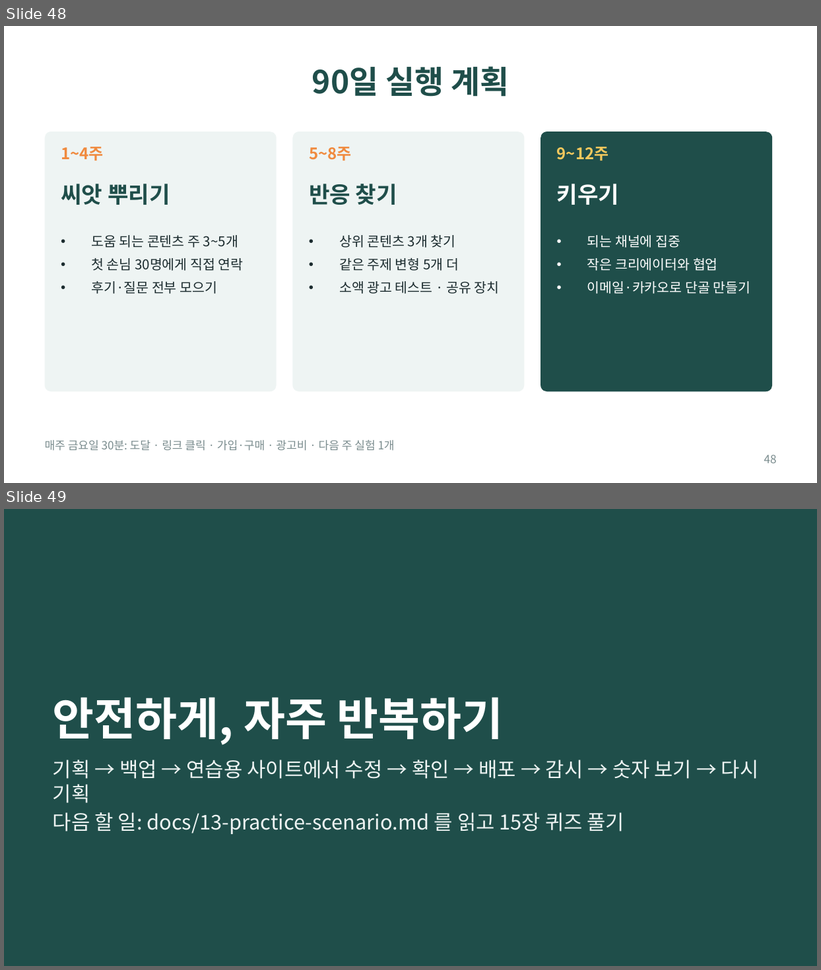
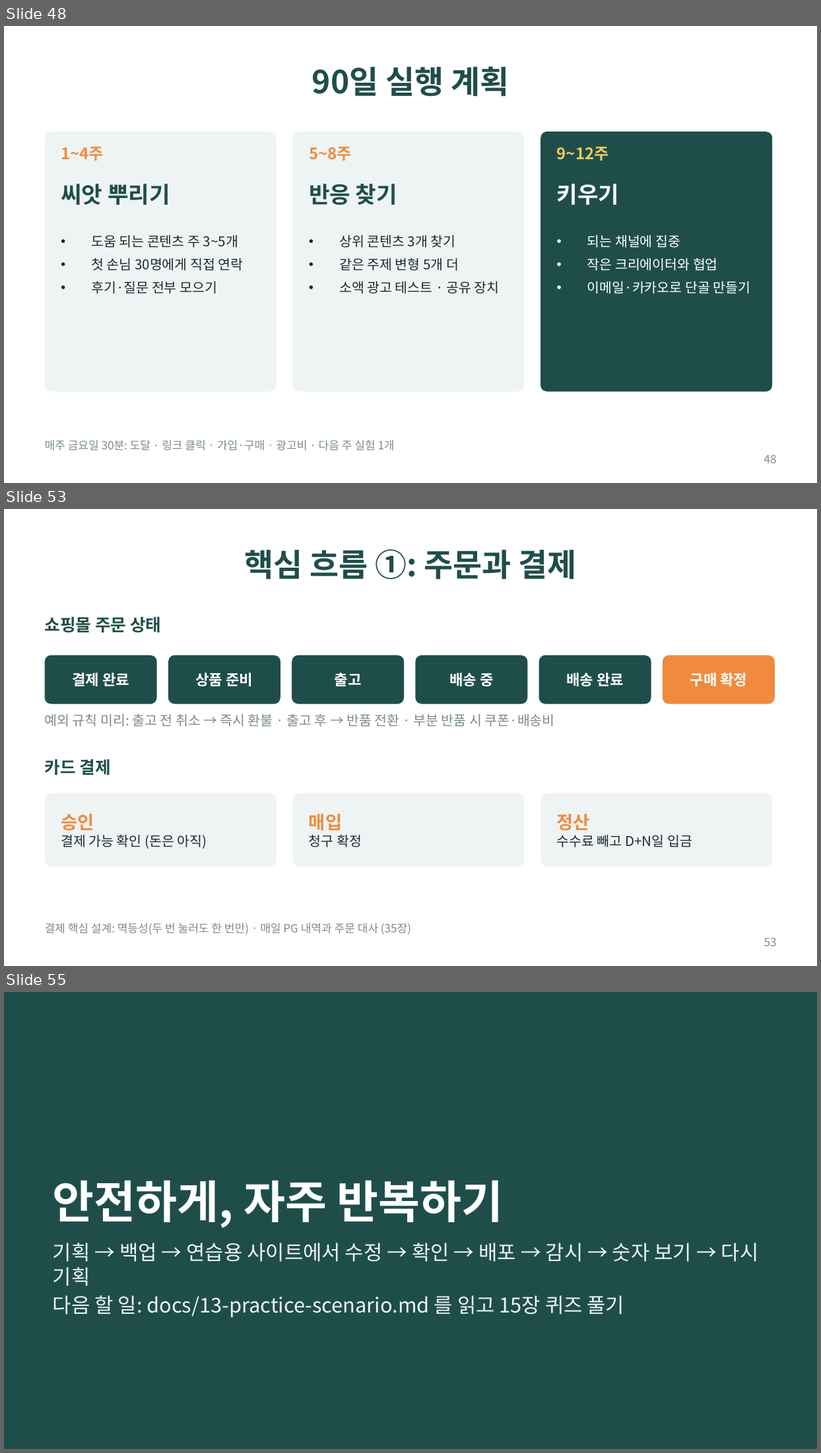
Before and after one commit to bincodin-ko/stanford-study, a slide deck: slides/internet-business-101.pptx. Shown one above the other, each under a label of ours: slides 48 and 49 before the commit, slides 48, 53 and 55 after it; the slides between them are not shown. The pictures are 821x970 and 821x1453 pixels, drawn with LibreOffice and Linux fonts; fonts in the diff are those of the drawing. Boxes give left, top, right and bottom in pixels: in the first picture for what was removed or moved away, otherwise in the second. Text is boxed around its words. In the diff, an @@ line names an element or a change of style, - is before the commit and + after.

```diff
--- a/slides/internet-business-101.pptx
+++ b/slides/internet-business-101.pptx
@@ slide 53 added at <box>4,509,817,966</box>, background #FFFFFF @@
@@ title added at <box>245,549,576,580</box>, 28 pt, text #1F4E4A, bold @@
+핵심 흐름 ①: 주문과 결제
@@ text added at <box>45,617,161,633</box>, 15 pt, text #1F4E4A, bold @@
+쇼핑몰 주문 상태
@@ rounded rectangle added at <box>45,656,157,704</box>, fill #1F4E4A @@
@@ rounded rectangle added at <box>168,656,281,704</box>, fill #1F4E4A @@
@@ rounded rectangle added at <box>292,656,404,704</box>, fill #1F4E4A @@
@@ rounded rectangle added at <box>415,656,527,704</box>, fill #1F4E4A @@
@@ rounded rectangle added at <box>539,656,651,704</box>, fill #1F4E4A @@
@@ rounded rectangle added at <box>663,656,775,704</box>, fill #F08A3E @@
@@ text added at <box>72,673,129,687</box>, 13 pt, text #FFFFFF, bold @@
+결제 완료
@@ text added at <box>196,673,253,687</box>, 13 pt, text #FFFFFF, bold @@
+상품 준비
@@ text added at <box>335,673,362,687</box>, 13 pt, text #FFFFFF, bold @@
+출고
@@ text added at <box>450,673,493,687</box>, 13 pt, text #FFFFFF, bold @@
+배송 중
@@ text added at <box>566,673,624,687</box>, 13 pt, text #FFFFFF, bold @@
+배송 완료
@@ text added at <box>690,673,748,687</box>, 13 pt, text #FFFFFF, bold @@
+구매 확정
@@ text added at <box>45,714,555,727</box>, 12 pt, text #7A8C8E @@
+예외 규칙 미리: 출고 전 취소 → 즉시 환불 · 출고 후 → 반품 전환 · 부분 반품 시 쿠폰·배송비
@@ text added at <box>45,759,111,776</box>, 15 pt, text #1F4E4A, bold @@
+카드 결제
@@ rounded rectangle added at <box>45,793,277,867</box>, fill #EEF4F3 @@
@@ rounded rectangle added at <box>292,793,524,867</box>, fill #EEF4F3 @@
@@ rounded rectangle added at <box>541,793,772,867</box>, fill #EEF4F3 @@
@@ text added at <box>61,814,207,849</box>, 12 pt, text #1B2B2E @@
+승인
+결제 가능 확인 (돈은 아직)
@@ text added at <box>309,814,362,848</box>, 12 pt, text #1B2B2E @@
+매입
+청구 확정
@@ text added at <box>557,814,692,848</box>, 12 pt, text #1B2B2E @@
+정산
+수수료 빼고 D+N일 입금
@@ text added at <box>45,923,411,935</box>, 10 pt, text #7A8C8E @@
+결제 핵심 설계: 멱등성(두 번 눌러도 한 번만) · 매일 PG 내역과 주문 대사 (35장)
@@ page number added at <box>764,938,777,947</box>, 10 pt, text #7A8C8E @@
+53
@@ what was slide 49 is now slide 55 @@
```
Also in this commit, not shown: 5 other slides added, 7 other files.
